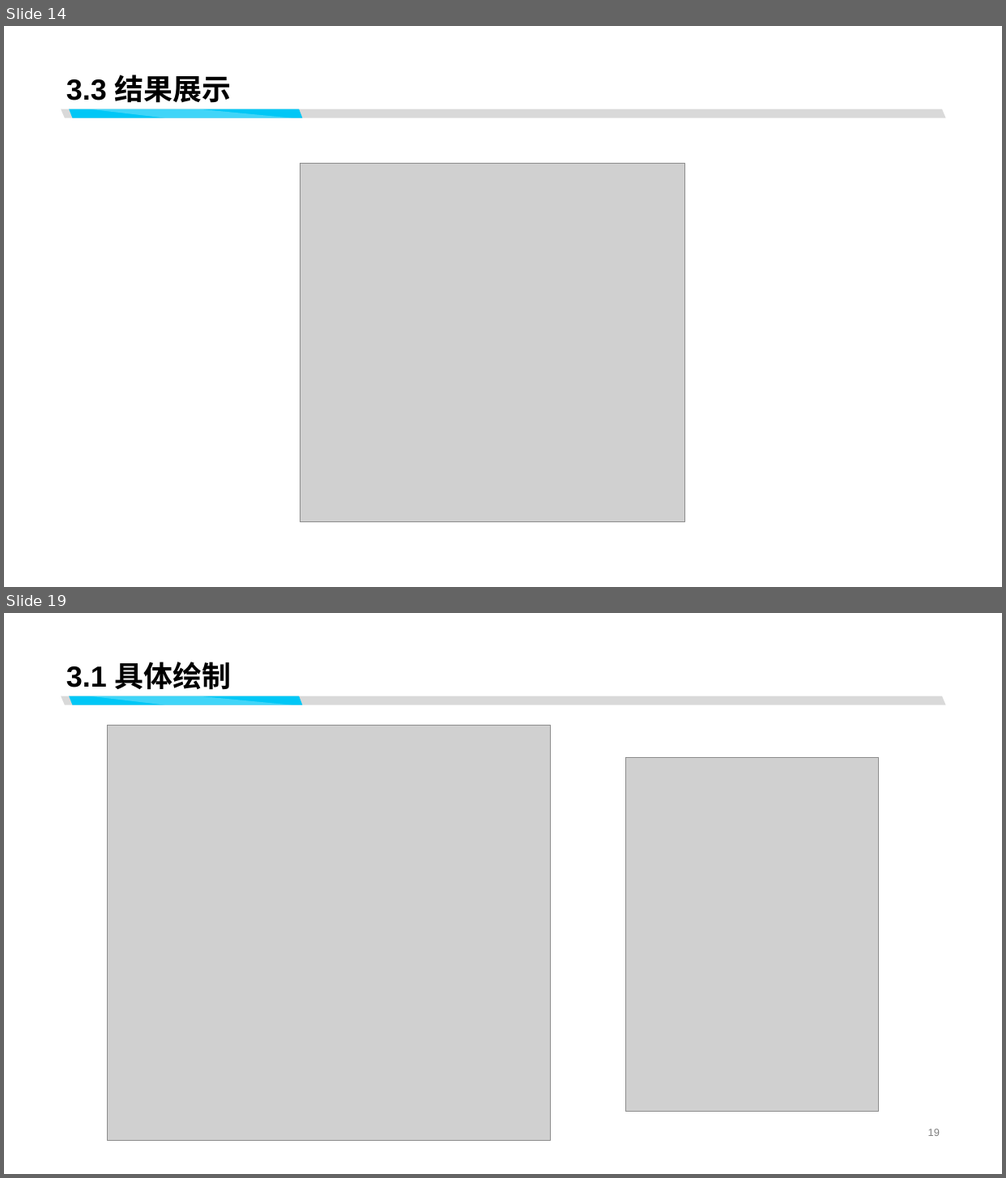
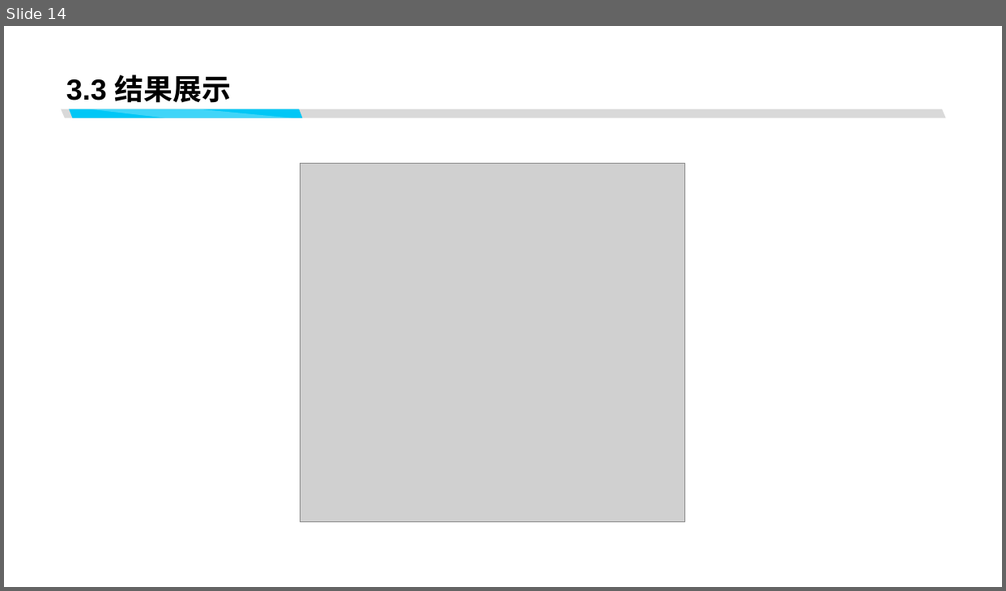
Before and after one commit to R-shrug/webglHomeWork, a slide deck: backend/计算机图形学实验二.pptx. Shown one above the other, each under a label of ours: slides 14 and 19 before the commit, slide 14 after it; the slides between them are not shown. The pictures are 1006x1178 and 1006x591 pixels, drawn with LibreOffice and Linux fonts; fonts in the diff are those of the drawing; grey boxes stand for pictures. Boxes give left, top, right and bottom in pixels: in the first picture for what was removed or moved away, otherwise in the second. Text is boxed around its words. In the diff, an @@ line names an element or a change of style, - is before the commit and + after.

```diff
--- a/backend/计算机图形学实验二.pptx
+++ b/backend/计算机图形学实验二.pptx
@@ slide 19 removed at (4, 613, 1002, 1174), background #FFFFFF; not listed: 3 template elements that a slide beside it also shows @@
@@ title removed at (66, 662, 232, 690) @@
-3.1 具体绘制
@@ picture removed at (108, 726, 550, 1141) @@
@@ picture removed at (626, 758, 879, 1112) @@
@@ page number removed at (928, 1129, 940, 1136) @@
-19
```
Also in this commit, not shown: 1 slide changed, 4 other slides removed.
